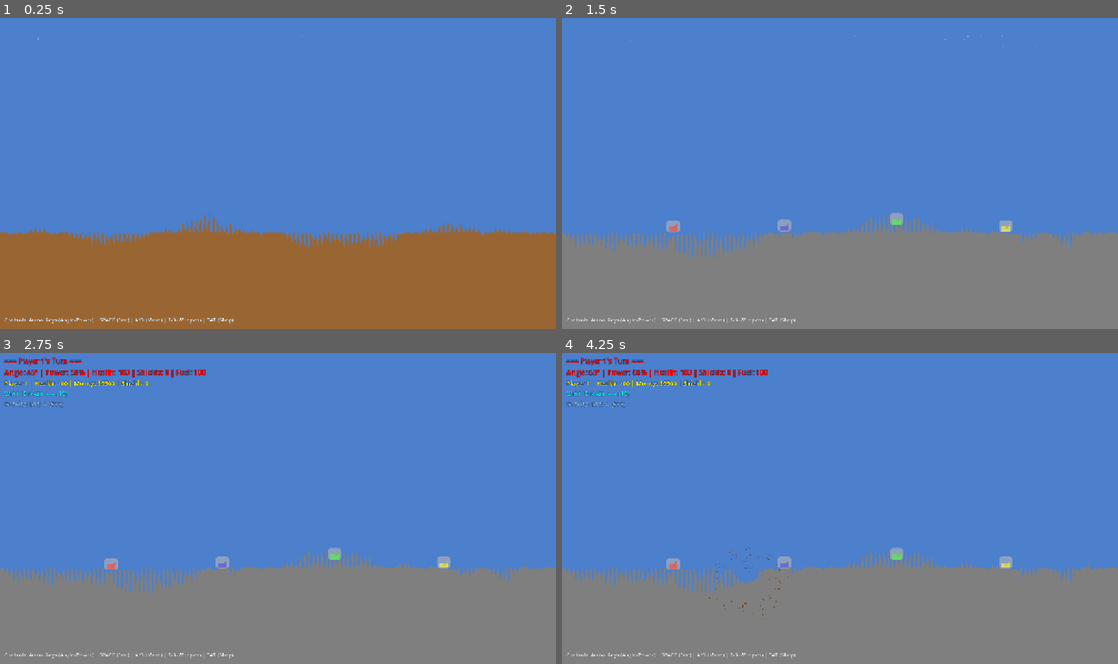
Above: before the commit, frames 1-4 (two rows, left to right).
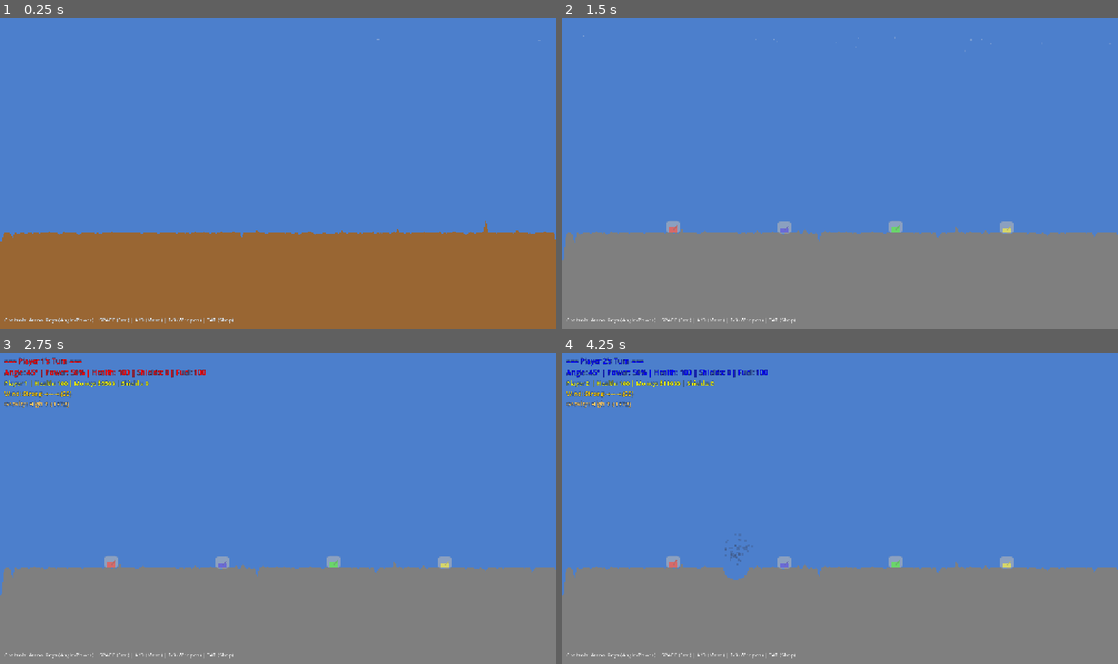
Above: after the commit, the same moments.

Repository: thamam/Games
Game: Godot game, scene res://scenes/Main.tscn
The game is run twice, just before and just after one commit, with the same random seed, the same clock (stepped at 60 frames per second) and the same inputs.
Inputs:
- Up to frame 1 (0.25 s): no input
- Up to frame 2 (1.5 s): tap Enter at 0.5 s; hold D (move_right) 0.53-1.25 s; hold Space (fire) 0.53-1.25 s; tap Up (ui_up) at 0.77 s; click "Start Game" at 1.25 s
- Up to frame 3 (2.75 s): hold D (move_right) from 2.03 s (still down); tap Tab at 2.1 s; tap Up (ui_up) at 2.27 s
- Up to frame 4 (4.25 s): tap Space (fire) at 2.75, 3.6 s; release D (move_right) at 2.78 s; hold A (move_left) 2.78-3.53 s; tap R at 2.85 s; tap Enter at 3.5 s; hold D (move_right) from 3.53 s (still down); tap Up (ui_up) at 3.77 s

The runs differ from the first frame. In frame 1, 1.0% of the frame differs, in the area x 0-100%, y 5-74%; in frame 2, 1.8%; in frame 3, 2.0%; in frame 4, 2.7%, in the area x 0-100%, y 1-86%.

Commit message:
Fix terrain generation plateau and spiky texture issues
Fixed midpoint displacement algorithm to eliminate plateau effect:
- Set random endpoints first to establish terrain boundaries
- Start with full terrain_width segment size (1279 pixels)
- Properly subdivide all segments to fill every position
- Prevent gaps that were causing flat plateau sections

Improved terrain smoothness:
- Increased smoothing iterations from 2 to 3
- Reduces spiky/jagged appearance
- Better visual continuity while maintaining interesting features

Technical details:
- Old algorithm started at terrain_width/2, leaving unfilled gaps
- New algorithm starts at full width and iteratively subdivides
- Variance reduction adjusted to 0.65 for better balance
- Clamp range adjusted to 100-620 for more dramatic variation

Addresses user feedback about spiky texture and plateau behavior.

Generated with [Claude Code](https://claude.ai/code)
via [Happy](https://happy.engineering)

Co-Authored-By: Claude <noreply@anthropic.com>
Co-Authored-By: Happy <yesreply@happy.engineering>

Diff:
--- a/Scorch/ScorchedEarth/scripts/Terrain.gd
+++ b/Scorch/ScorchedEarth/scripts/Terrain.gd
@@ -60,8 +60,8 @@
 	# Apply midpoint displacement for interesting terrain
 	midpoint_displacement()
 
-	# Smooth the terrain
-	smooth_terrain(2)
+	# Smooth the terrain (increased to reduce spiky appearance)
+	smooth_terrain(3)
 
 	# Draw terrain based on height map
 	for x in range(terrain_width):
@@ -88,30 +88,40 @@
 
 func midpoint_displacement() -> void:
 	"""Generate terrain using enhanced midpoint displacement algorithm"""
-	var segment_size = int(terrain_width / 2)  # Start with larger segments for more variation
+	# Start by setting endpoints
+	height_map[0] = base_height + randf_range(-roughness, roughness)
+	height_map[terrain_width - 1] = base_height + randf_range(-roughness, roughness)
+
+	var segment_size = terrain_width - 1
 	var variance = roughness
 
+	# Iteratively subdivide and fill all midpoints
 	while segment_size > 1:
-		for i in range(0, terrain_width - segment_size, segment_size):
+		var half_segment = int(segment_size / 2)
+
+		# Fill in all midpoints at this level
+		for i in range(0, terrain_width - 1, segment_size):
+			if i + segment_size >= terrain_width:
+				continue
+
 			var left = height_map[i]
-			var right = height_map[min(i + segment_size, terrain_width - 1)]
-			var mid_index = i + int(segment_size / 2)
-
-			if mid_index < terrain_width:
-				# Calculate midpoint with random displacement
-				var mid_height = (left + right) / 2.0
-				mid_height += randf_range(-variance, variance)
-
-				# Add occasional dramatic features (peaks and valleys)
-				if randf() < 0.15:  # 15% chance of dramatic feature
-					mid_height += randf_range(-variance * 2, variance * 2)
-
-				mid_height = clamp(mid_height, 50, terrain_height - 50)  # Allow higher/lower terrain
-				height_map[mid_index] = int(mid_height)
-
-		# Reduce variance and segment size
-		variance *= 0.6  # Slower reduction for more variation
-		segment_size = int(segment_size / 2)
+			var right = height_map[i + segment_size]
+			var mid_index = i + half_segment
+
+			# Calculate midpoint with random displacement
+			var mid_height = (left + right) / 2.0
+			mid_height += randf_range(-variance, variance)
+
+			# Add occasional dramatic features (peaks and valleys)
+			if randf() < 0.15:  # 15% chance of dramatic feature
+				mid_height += randf_range(-variance * 1.5, variance * 1.5)
+
+			mid_height = clamp(mid_height, 100, terrain_height - 100)
+			height_map[mid_index] = int(mid_height)
+
+		# Reduce variance and segment size for next iteration
+		variance *= 0.65
+		segment_size = half_segment
 
 func smooth_terrain(iterations: int = 1) -> void:
 	"""Smooth terrain using moving average"""
